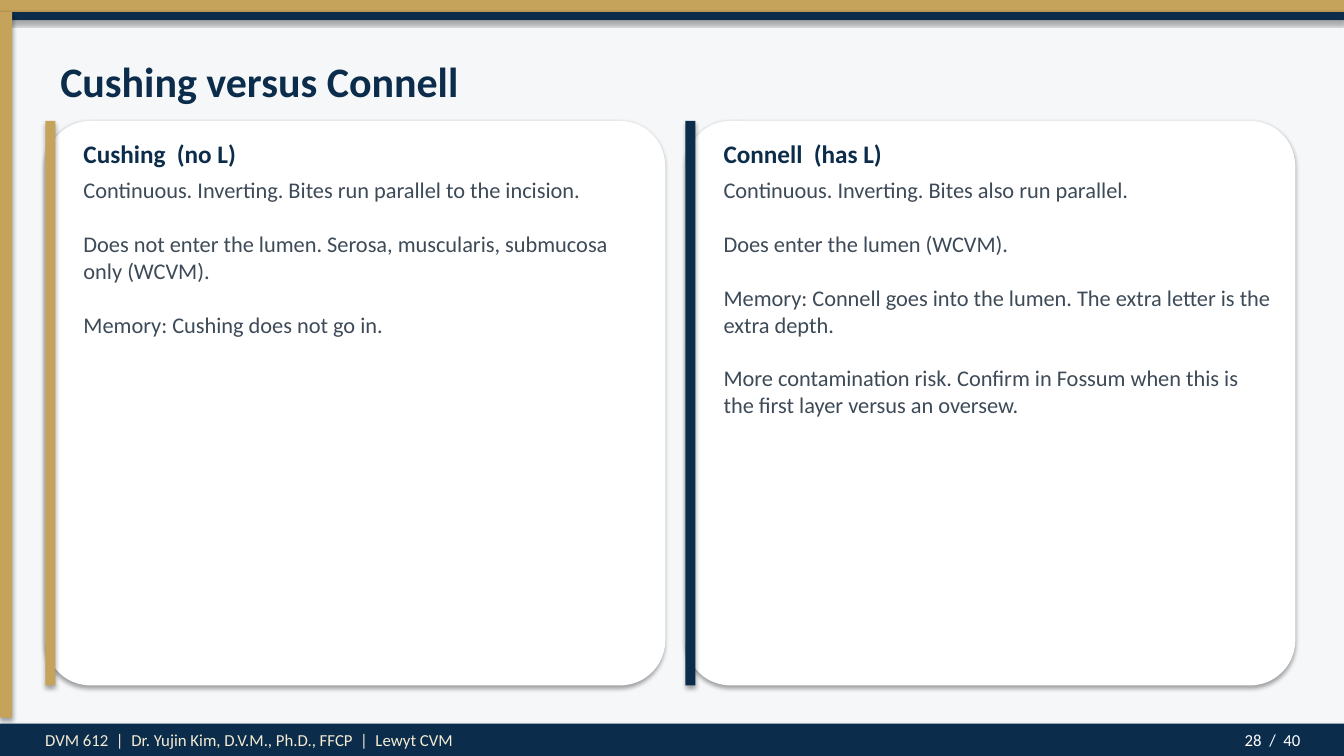
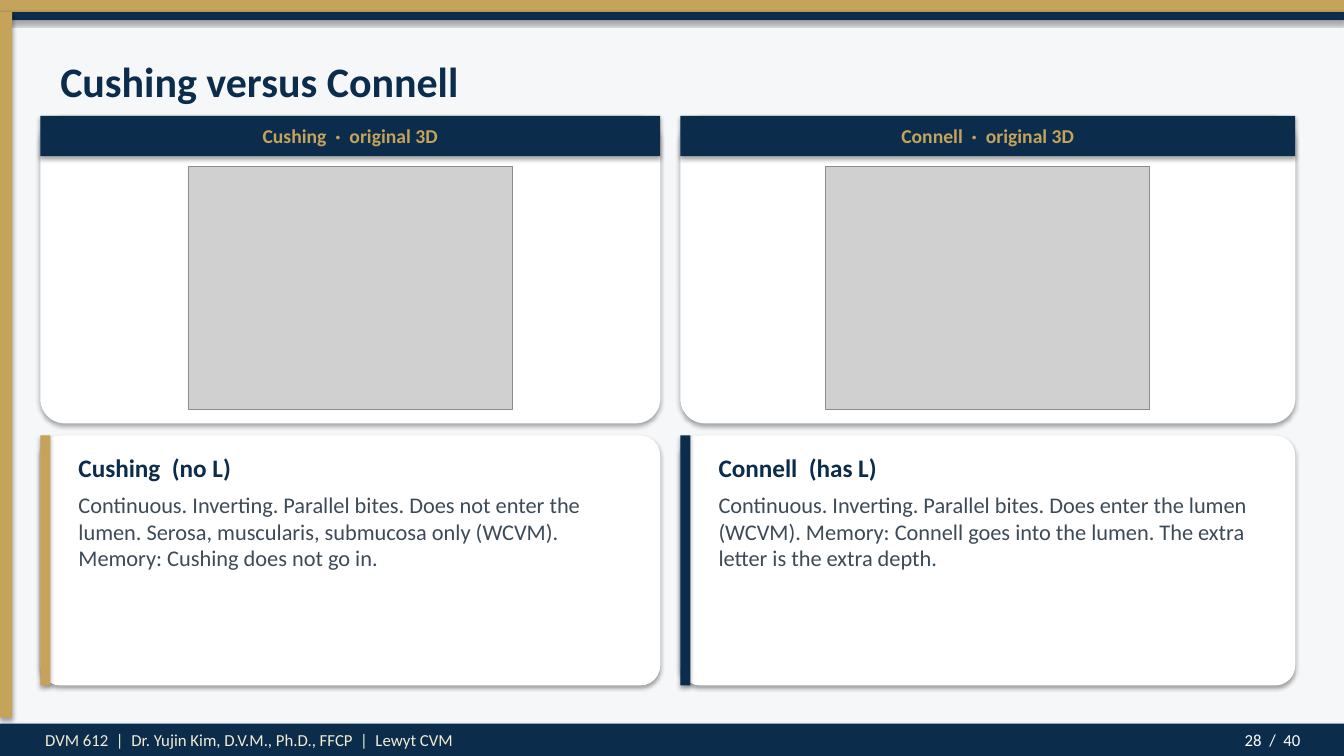
Before and after one commit to drkimvet/happycare, a slide deck: slide 28 of lectures/DVM-612_Week7_Suture_Patterns_Closures.pptx. Drawn at 1344x756 pixels with LibreOffice and Linux fonts; fonts in the diff are those of the drawing; grey boxes stand for pictures. Boxes give left, top, right and bottom in pixels: in the first picture for what was removed or moved away, otherwise in the second. Text is boxed around its words. In the diff, an @@ line names an element or a change of style, - is before the commit and + after.

```diff
--- a/lectures/DVM-612_Week7_Suture_Patterns_Closures.pptx
+++ b/lectures/DVM-612_Week7_Suture_Patterns_Closures.pptx
@@ rounded rectangle resized from (x1=45, y1=121, x2=665, y2=686) to (x1=40, y1=116, x2=660, y2=423) @@
@@ rectangle added at (x1=40, y1=116, x2=660, y2=156), fill #0B2C4A @@
@@ rounded rectangle resized from (x1=686, y1=121, x2=1296, y2=686) to (x1=681, y1=116, x2=1296, y2=423) @@
@@ rectangle added at (x1=681, y1=116, x2=1296, y2=156), fill #0B2C4A @@
@@ rectangle removed at (x1=45, y1=121, x2=55, y2=686) @@
@@ text added at (x1=263, y1=129, x2=437, y2=147), 14 pt, text #C5A35A, bold @@
+Cushing · original 3D
@@ rectangle removed at (x1=686, y1=121, x2=696, y2=686) @@
@@ text added at (x1=901, y1=129, x2=1074, y2=147), 14 pt, text #C5A35A, bold @@
+Connell · original 3D
@@ picture added at (x1=189, y1=166, x2=512, y2=409) @@
@@ picture added at (x1=826, y1=166, x2=1149, y2=409) @@
@@ rounded rectangle added at (x1=40, y1=436, x2=660, y2=686), fill #FFFFFF @@
@@ rectangle added at (x1=40, y1=436, x2=50, y2=686), fill #C5A35A @@
@@ text "Cushing (no L)" moved from (x1=83, y1=144, x2=235, y2=168) to (x1=78, y1=458, x2=230, y2=482) @@
@@ rounded rectangle added at (x1=681, y1=436, x2=1296, y2=686), fill #FFFFFF @@
@@ rectangle added at (x1=681, y1=436, x2=691, y2=686), fill #0B2C4A @@
@@ text "Connell (has L)" moved from (x1=724, y1=144, x2=881, y2=167) to (x1=719, y1=458, x2=876, y2=481) @@
@@ text at (x1=78, y1=497, x2=580, y2=570): text changed @@
-Continuous. Inverting. Bites run parallel to the incision.
-Does not enter the lumen. Serosa, muscularis, submucosa only (WCVM).
-Memory: Cushing does not go in.
+Continuous. Inverting. Parallel bites. Does not enter the lumen. Serosa, muscularis, submucosa only (WCVM). Memory: Cushing does not go in.
@@ text at (x1=719, y1=497, x2=1247, y2=570): text changed @@
-Continuous. Inverting. Bites also run parallel.
-Does enter the lumen (WCVM).
-Memory: Connell goes into the lumen. The extra letter is the extra depth.
-More contamination risk. Confirm in Fossum when this is the first layer versus an oversew.
+Continuous. Inverting. Parallel bites. Does enter the lumen (WCVM). Memory: Connell goes into the lumen. The extra letter is the extra depth.
```
Also in this commit, not shown: 10 other slides changed, 17 other files.
